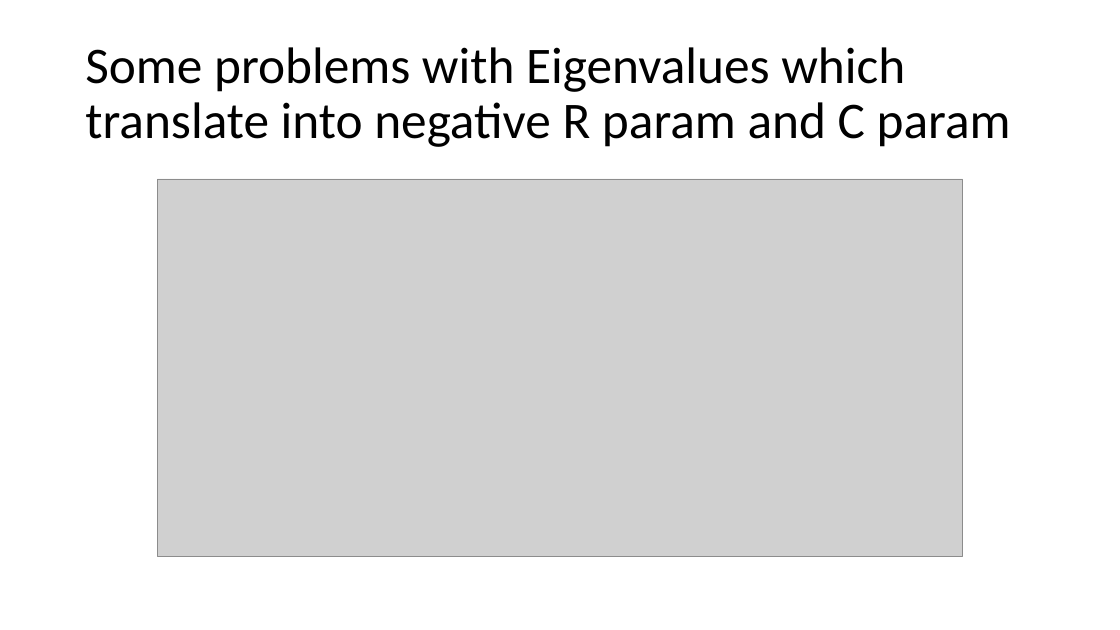
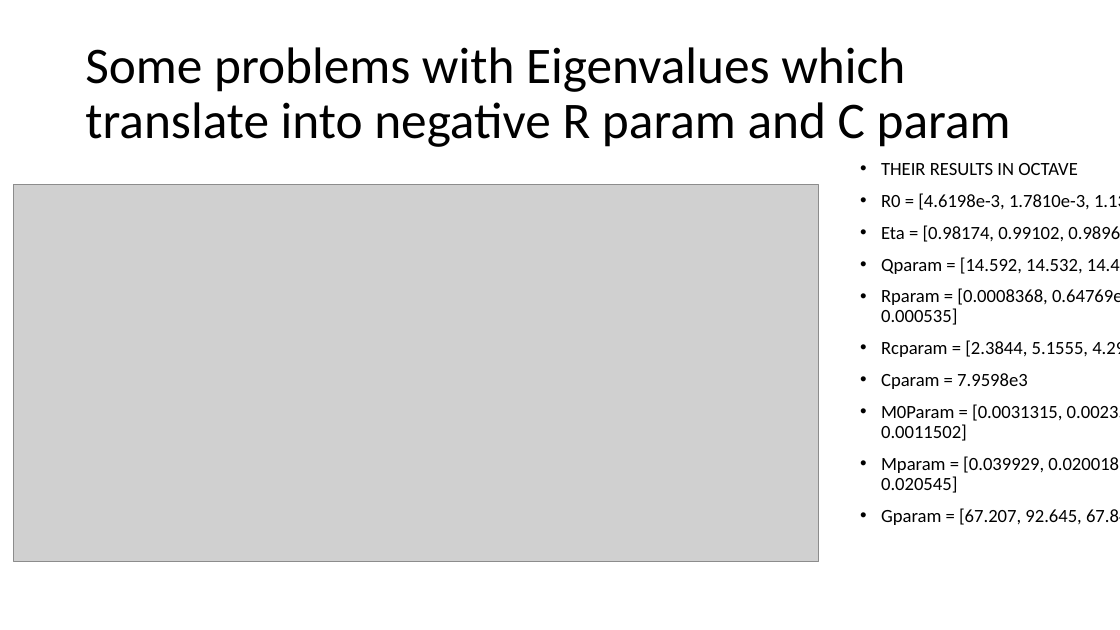
Before and after one commit to novakovicluka97/battery_parameter_parsing, a slide deck: slide 3 of Docs/First output model for Typhoon 15.10.2022.pptx. Drawn at 1120x630 pixels with LibreOffice and Linux fonts; fonts in the diff are those of the drawing; grey boxes stand for pictures. Boxes give left, top, right and bottom in pixels: in the first picture for what was removed or moved away, otherwise in the second. Text is boxed around its words. In the diff, an @@ line names an element or a change of style, - is before the commit and + after.

```diff
--- a/Docs/First output model for Typhoon 15.10.2022.pptx
+++ b/Docs/First output model for Typhoon 15.10.2022.pptx
@@ text added at (881, 163, 1120, 525), 16 pt, text #000000 @@
+• THEIR RESULTS IN OCTAVE
+• R0 = [4.6198e-3, 1.7810e-3, 1.1351e-3]
+• Eta = [0.98174, 0.99102, 0.98965]
+• Qparam = [14.592, 14.532, 14.444]
+• Rparam = [0.0008368, 0.64769e-3, 0.000535]
+• Rcparam = [2.3844, 5.1555, 4.2939]
+• Cparam = 7.9598e3
+• M0Param = [0.0031315, 0.0023535, 0.0011502]
+• Mparam = [0.039929, 0.020018, 0.020545]
+• Gparam = [67.207, 92.645, 67.840]
@@ picture: place and size @@
-picture at (157, 179, 962, 556)
+picture at (13, 185, 818, 562)
```
Also in this commit, not shown: 1 other slide changed, 9 slides added, 1 slide removed, 5 other files.
